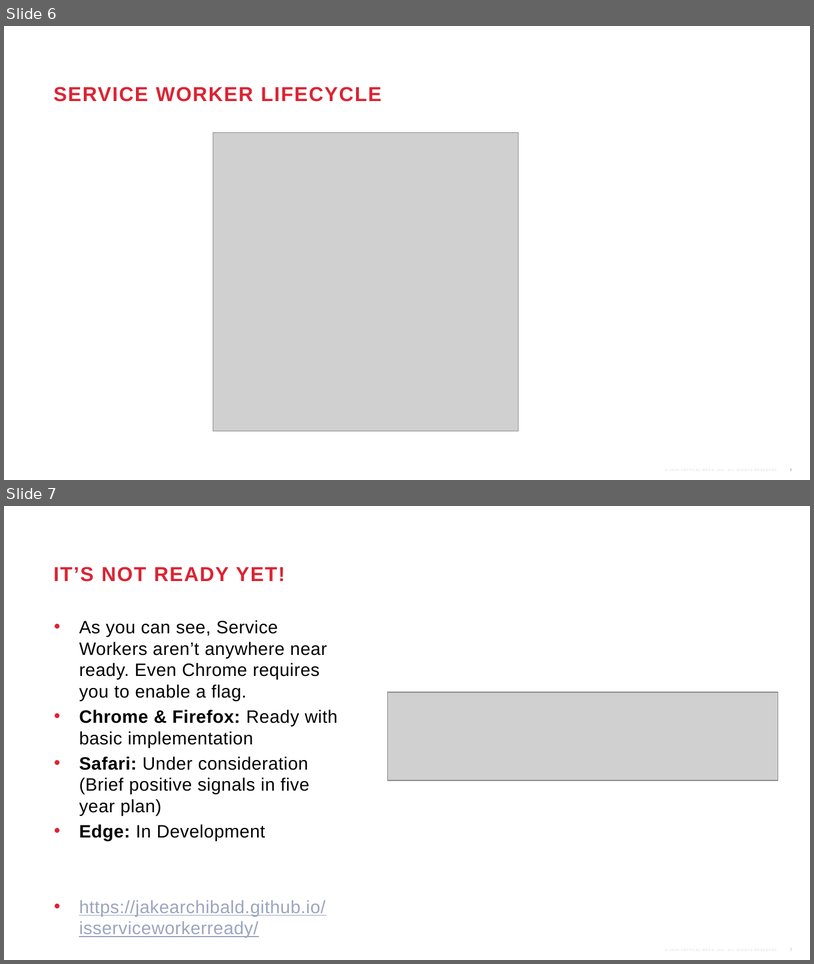
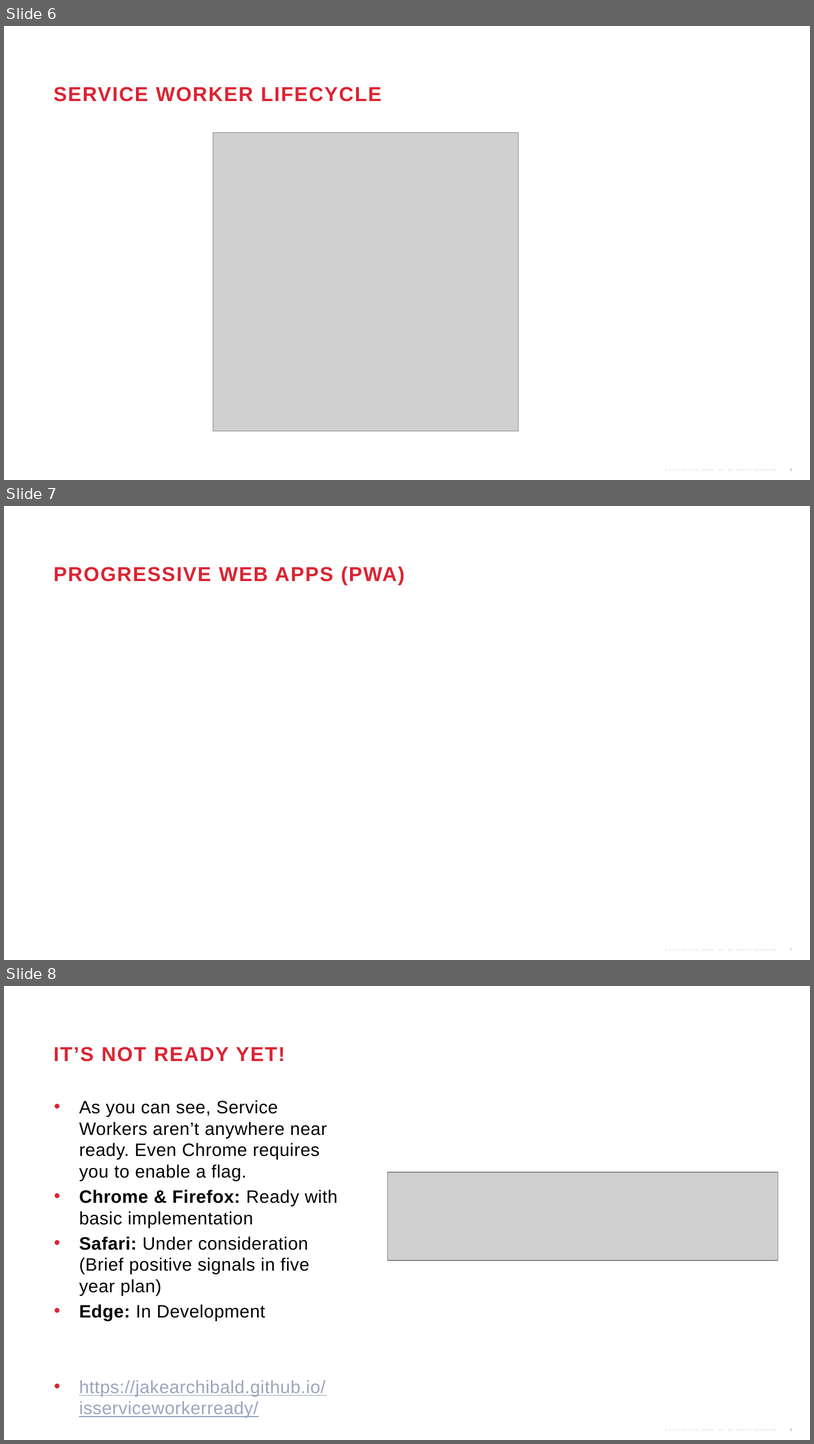
Before and after one commit to brandon-pereira/purrvice-workers, a slide deck: service-workers-tech-talk.pptx. Shown one above the other, each under a label of ours: slides 6 and 7 before the commit, slides 6, 7 and 8 after it. The pictures are 814x964 and 814x1444 pixels, drawn with LibreOffice and Linux fonts; fonts in the diff are those of the drawing; grey boxes stand for pictures. Boxes give left, top, right and bottom in pixels: in the first picture for what was removed or moved away, otherwise in the second. Text is boxed around its words. In the diff, an @@ line names an element or a change of style, - is before the commit and + after.

```diff
--- a/service-workers-tech-talk.pptx
+++ b/service-workers-tech-talk.pptx
@@ slide 7 added at [4, 506, 810, 960], background #FFFFFF @@
@@ title added at [54, 566, 405, 585], 18 pt, text #DC2332, bold @@
+PROGRESSIVE WEB APPS (PWA)
@@ page number added at [791, 948, 792, 950], 6 pt, text #8C8C8C @@
+7
@@ what was slide 7 is now slide 8 @@
```
Also in this commit, not shown: 1 other slide added.
